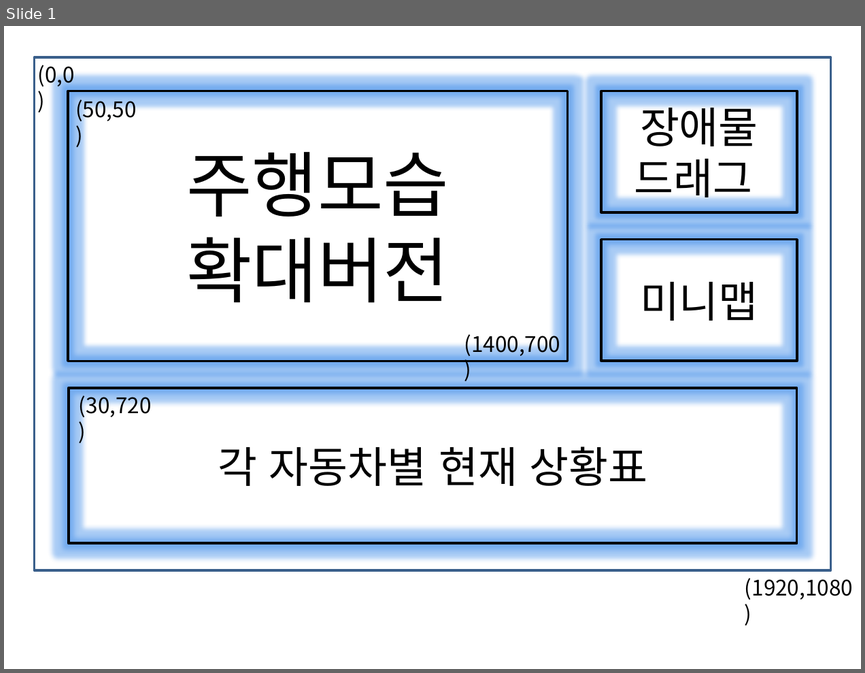
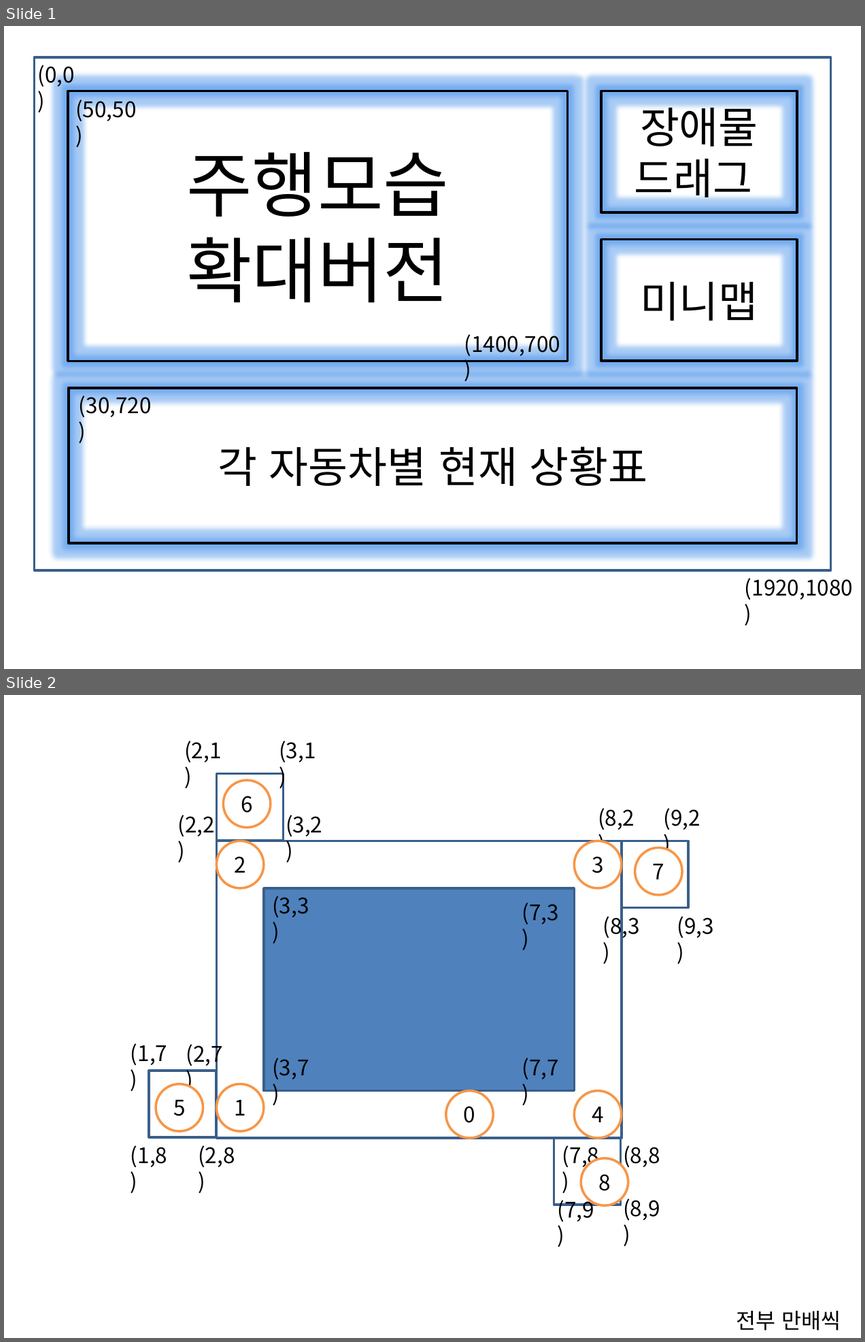
Before and after one commit to wwiiiii/High-school-research, a slide deck: 화면배치구성.pptx. Shown one above the other, each under a label of ours: slide 1 before the commit, slides 1 and 2 after it. The pictures are 865x673 and 865x1342 pixels, drawn with LibreOffice and Linux fonts; fonts in the diff are those of the drawing. Boxes give left, top, right and bottom in pixels: in the first picture for what was removed or moved away, otherwise in the second. Text is boxed around its words. In the diff, an @@ line names an element or a change of style, - is before the commit and + after.

```diff
--- a/화면배치구성.pptx
+++ b/화면배치구성.pptx
@@ slide 2 added at [4, 695, 861, 1338], background #FFFFFF @@
@@ ellipse added at [224, 780, 271, 827], fill #FFFFFF, outline #F79646 2 pt, 18 pt, text #000000 @@
+6
@@ ellipse added at [216, 841, 264, 888], fill #FFFFFF, outline #F79646 2 pt, 18 pt, text #000000 @@
+2
@@ ellipse added at [574, 841, 621, 888], fill #FFFFFF, outline #F79646 2 pt, 18 pt, text #000000 @@
+3
@@ ellipse added at [634, 847, 682, 895], fill #FFFFFF, outline #F79646 2 pt, 18 pt, text #000000 @@
+7
@@ group added at [130, 741, 840, 1330]: 21 texts, 6 rectangles @@
+전부 만배씩
+(2,1)
+(3,1)
+(3,2)
+(9,2)
+(7,8)
+(1,8)
+(2,2)
+(3,3)
+(3,7)
+(1,7)
+(2,7)
+(2,8)
+(8,8)
+(8,9)
+(7,9)
+(8,2)
+(8,3)
+(9,3)
+(7,3)
+(7,7)
@@ ellipse added at [156, 1084, 203, 1131], fill #FFFFFF, outline #F79646 2 pt, 18 pt, text #000000 @@
+5
@@ ellipse added at [216, 1084, 264, 1131], fill #FFFFFF, outline #F79646 2 pt, 18 pt, text #000000 @@
+1
@@ ellipse added at [446, 1091, 493, 1138], fill #FFFFFF, outline #F79646 2 pt, 18 pt, text #000000 @@
+0
@@ ellipse added at [574, 1091, 621, 1138], fill #FFFFFF, outline #F79646 2 pt, 18 pt, text #000000 @@
+4
@@ ellipse added at [581, 1157, 628, 1205], fill #FFFFFF, outline #F79646 2 pt, 18 pt, text #000000 @@
+8
```
Also in this commit, not shown: 7 other files.
